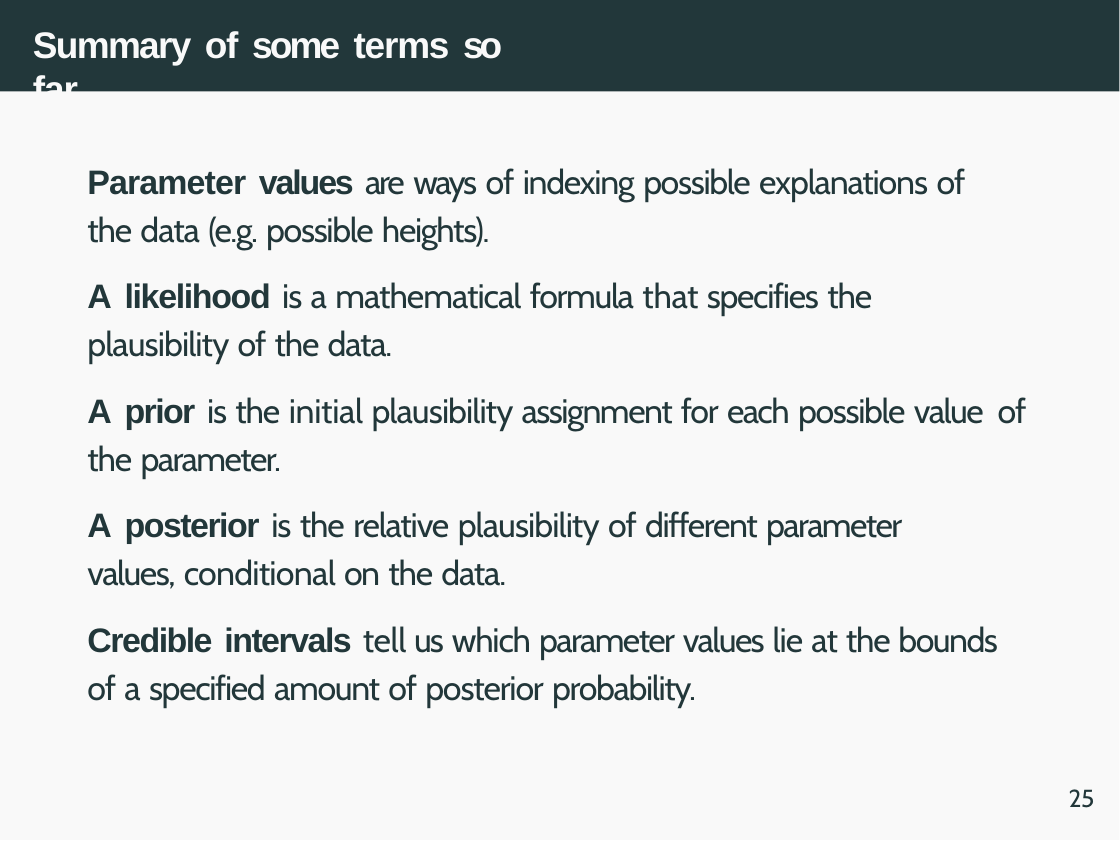
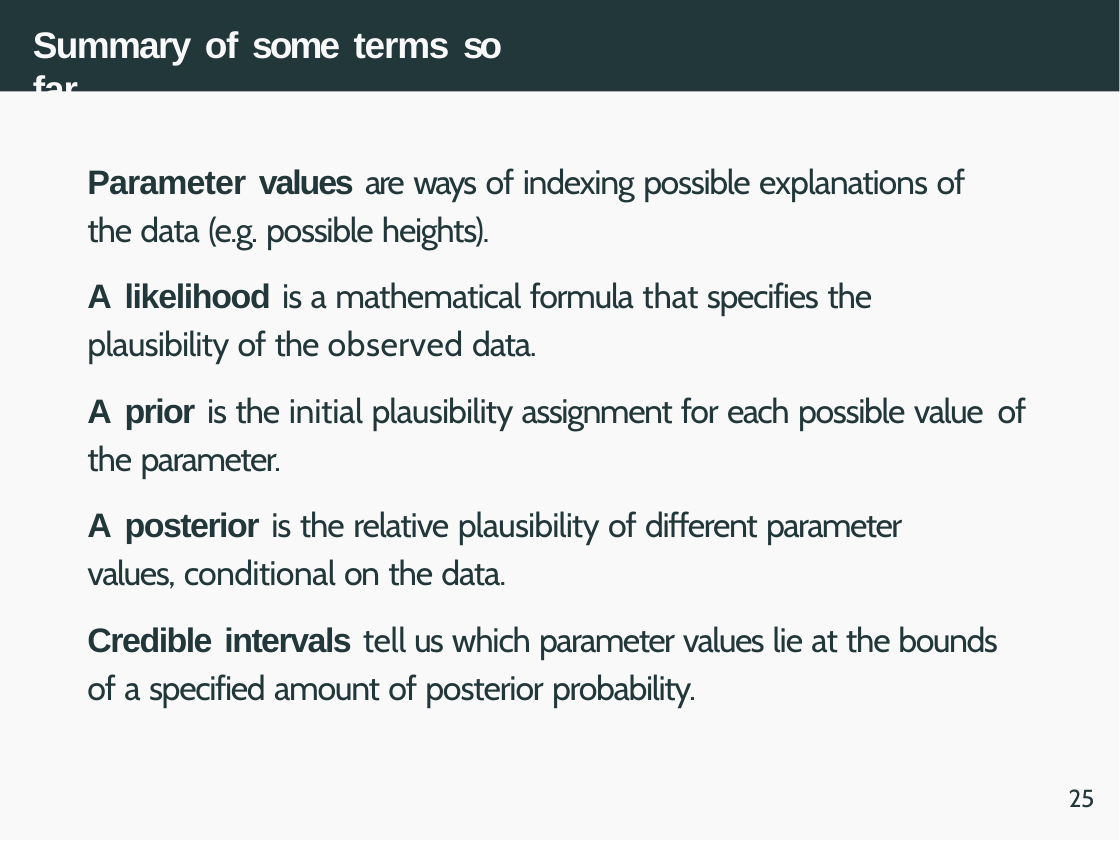
Before and after one commit to Lena-Marreel/IADS_SC_Day9_BayesianIntro2, a slide deck: slide 27 of day 2 slides.pptx. Drawn at 1120x841 pixels with LibreOffice and Linux fonts; fonts in the diff are those of the drawing. Boxes give left, top, right and bottom in pixels: in the first picture for what was removed or moved away, otherwise in the second. Text is boxed around its words. In the diff, an @@ line names an element or a change of style, - is before the commit and + after.

```diff
--- a/day 2 slides.pptx
+++ b/day 2 slides.pptx
@@ text at [87,282,872,364]: text changed @@
-A likelihood is a mathematical formula that specifies the plausibility of the data.
+A likelihood is a mathematical formula that specifies the plausibility of the observed data.
```
Also in this commit, not shown: 8 other slides changed.
